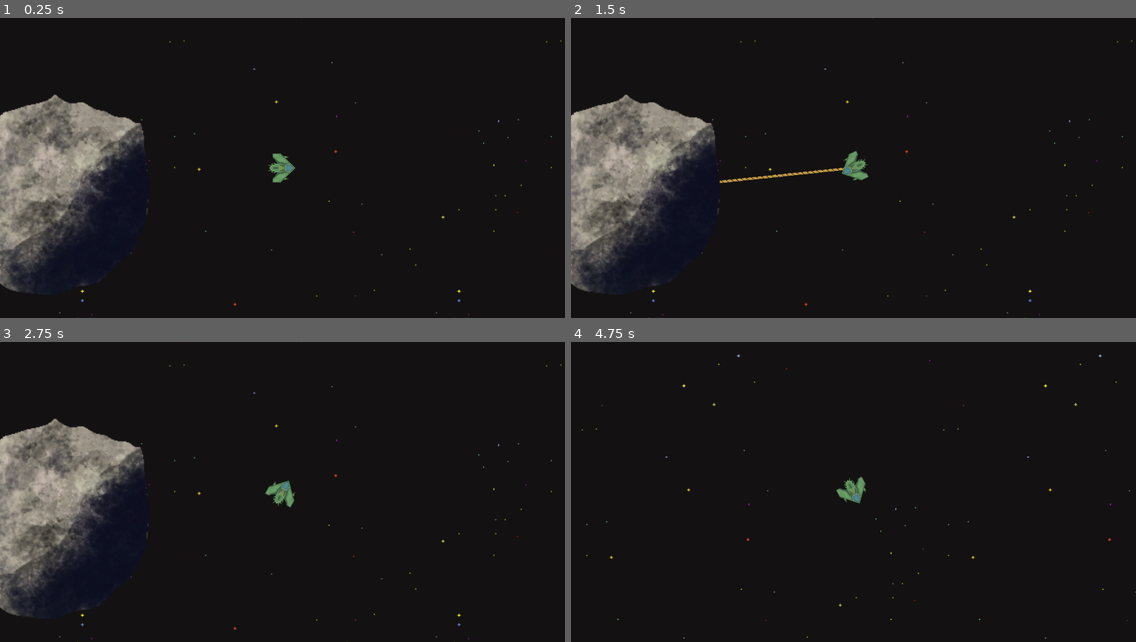
Above: before the commit, frames 1-4 (two rows, left to right).
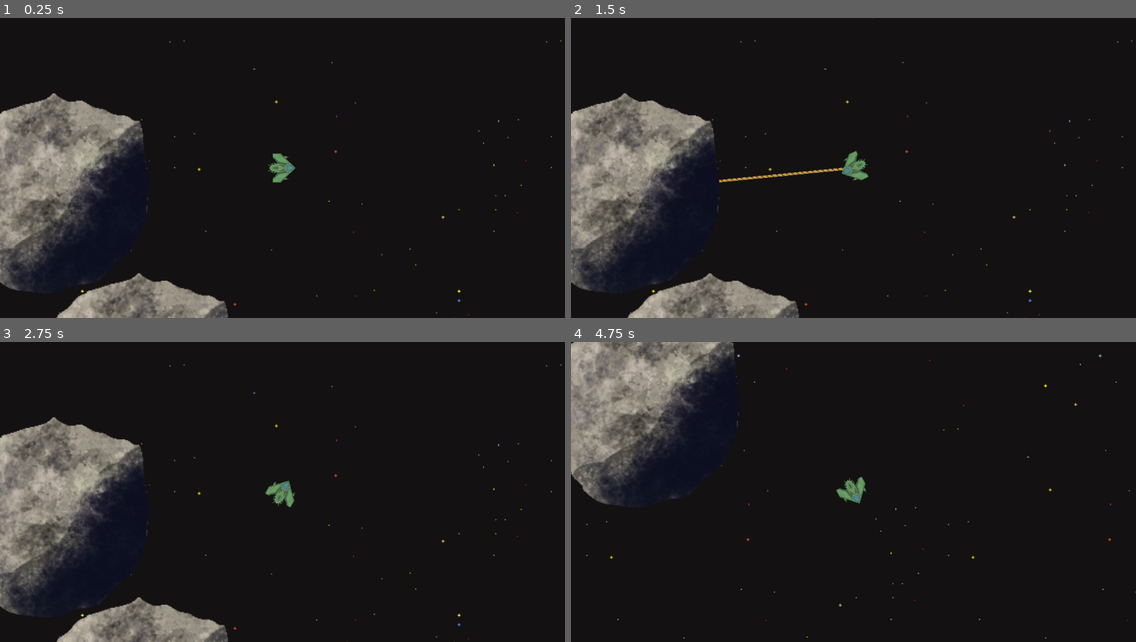
Above: after the commit, the same moments.

Repository: Vassily-Petrousevitch/GalacticHeist
Game: Godot game, scene res://main.tscn
Two runs of this game, one before a commit and one after it. Both use one fixed random seed, a clock stepped at 60 frames per second and the inputs below.
Inputs (mouse positions are in pixels of both pictures, inside the frame that each line leads up to):
- Up to frame 1 (0.25 s): no input
- Up to frame 2 (1.5 s): tap Enter at 0.5 s; move the mouse to (610, 192) at 0.52 s; hold D (rotate_right) 0.53-1.28 s; right-click (610, 192) at 0.6 s; move the mouse to (740, 183) at 1.27 s; hold S (brake) from 1.28 s (still down); click (740, 183) at 1.35 s
- Up to frame 3 (2.75 s): tap Space at 2 s; move the mouse to (339, 426) at 2.02 s; release S (brake) at 2.03 s; hold D (rotate_right) from 2.03 s (still down); right-click (339, 426) at 2.1 s
- Up to frame 4 (4.75 s): move the mouse to (825, 552) at 2.77 s; release D (rotate_right) at 2.78 s; hold W (accelerate) 2.78-3.53 s; click (825, 552) at 2.85 s; move the mouse to (1023, 537) at 3.52 s; hold A (rotate_left) from 3.53 s (still down); right-click (1023, 537) at 3.6 s; move the mouse to (684, 447) at 4.27 s; click (684, 447) at 4.35 s

The runs differ from the first frame. In frame 1, 3.9% of the frame differs, in the area x 0-41%, y 25-100%; in frame 2, 4.0%; in frame 3, 3.9%; in frame 4, 10%, in the area x 0-30%, y 0-55%.

Commit message:
maybe spawn asteroids every 500 px

Diff:
--- a/entities/asteroid.gd
+++ b/entities/asteroid.gd
@@ -1,18 +1,17 @@
 extends RigidBody2D
 
 # Constants
-const asteroid_player_impulse = 5
 
+# ok this one isn't a constant, but don't change its value in code!!!
+var asteroid_player_impulse = self.mass / 20
 
 # Called when the node enters the scene tree for the first time.
 func _ready():
-	pass # Replace with function body.
-
+	pass
 
 # Called every frame. 'delta' is the elapsed time since the previous frame.
 func _process(delta):
 	pass
-
 
 func _on_body_entered(body):
 	if body.name == "Player":
--- a/main.gd
+++ b/main.gd
@@ -1,10 +1,40 @@
 extends Node
+
+const map_width = 5000
+const map_height = 5000
+
+# chance to spawn a (big) asteroid every x pixels
+const asteroid_density = 500
+# probability of asteroid spawning
+const asteroid_chance = 0.3
 
 # Called when the node enters the scene tree for the first time.
 func _ready():
-	# Position player in centre (currently is wherever startposition is)
-	#$Player.position = $StartPosition.position;
-	pass
+	# Generate asteroids!
+	generate_asteroids()
+
+
+func new_asteroid(scale_factor: float):
+	var asteroid = preload("res://entities/asteroid.tscn")
+	var asteroid_instance = asteroid.instantiate()
+	asteroid_instance.scale.x *= scale_factor
+	asteroid_instance.scale.y *= scale_factor
+	# Set asteroid mass as a function of its scale (big asteroid = heavy)
+	asteroid_instance.mass = (asteroid_instance.scale.x + asteroid_instance.scale.y) / 2 * 100
+	return asteroid_instance
+
+func generate_asteroids():
+	# TODO: give asteroids some small, random initial rotational/linear speed
+
+	randomize()
+	# Every 500 pixels in the playable area, a big asteroid might spawn
+	for x in range(-map_width, map_width, 500):
+		for y in range(-map_height, map_height, 500):
+			if (randf() <= asteroid_chance):
+				var location = Vector2()
+				var asteroid_instance = new_asteroid(1)
+				asteroid_instance.position = Vector2(x, y)
+				add_child(asteroid_instance)
 
 # Called every frame. 'delta' is the elapsed time since the previous frame.
 func _process(_delta):
